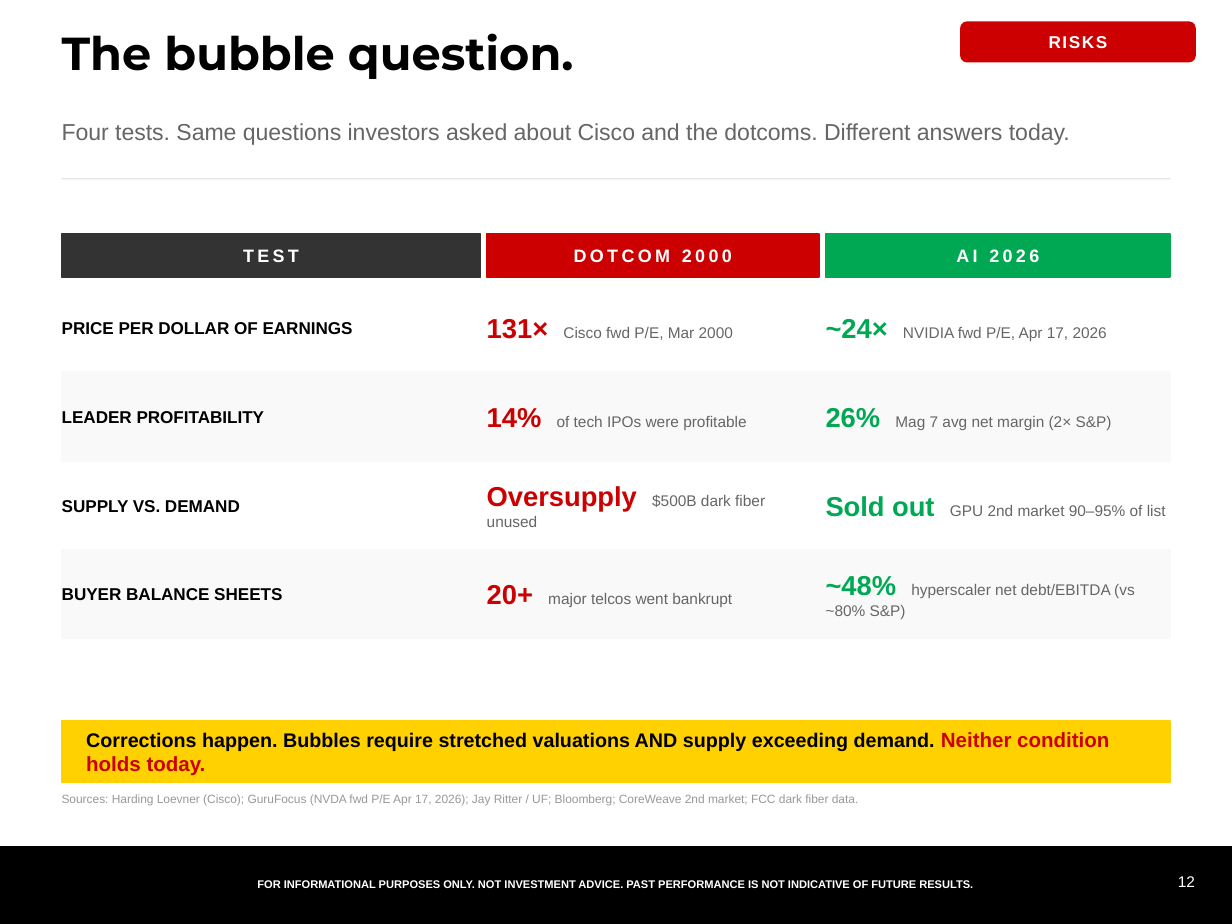
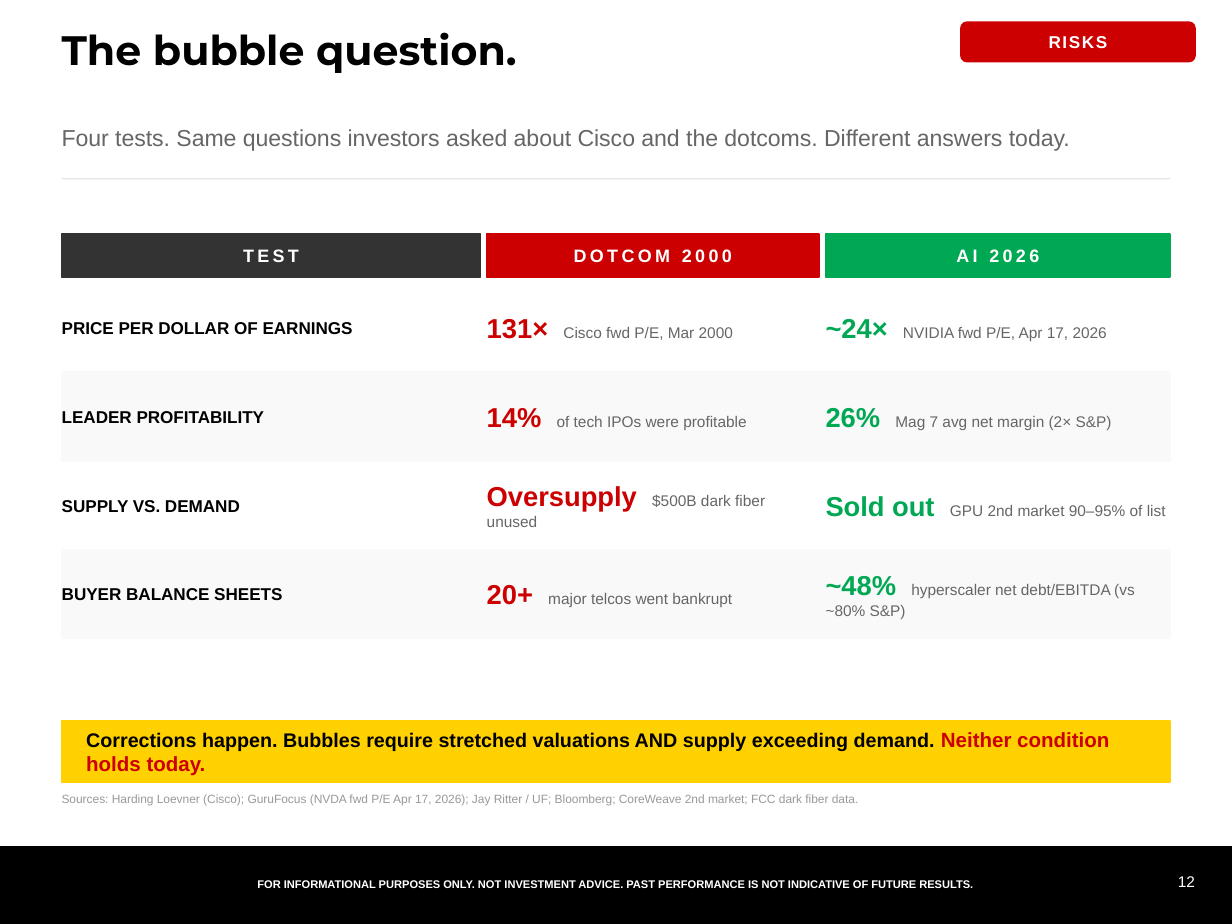
Before and after one commit to samuelcmcclellan-cell/ai-markets-deck, a slide deck: slide 12 of ai-markets-deck.pptx. Drawn at 1232x924 pixels with LibreOffice and Linux fonts; fonts in the diff are those of the drawing. Boxes give left, top, right and bottom in pixels: in the first picture for what was removed or moved away, otherwise in the second. Text is boxed around its words. In the diff, an @@ line names an element or a change of style, - is before the commit and + after.

```diff
--- a/ai-markets-deck.pptx
+++ b/ai-markets-deck.pptx
@@ text "The bubble question." at (62, 32, 517, 73): size 27 to 24 pt @@
@@ text "Four tests. Same questions investors ...": place and size @@
-text "Four tests. Same questions investors ..." at (62, 123, 1070, 145)
+text "Four tests. Same questions investors ..." at (62, 129, 1070, 151)
```
Also in this commit, not shown: 19 other slides changed, 22 other files.
